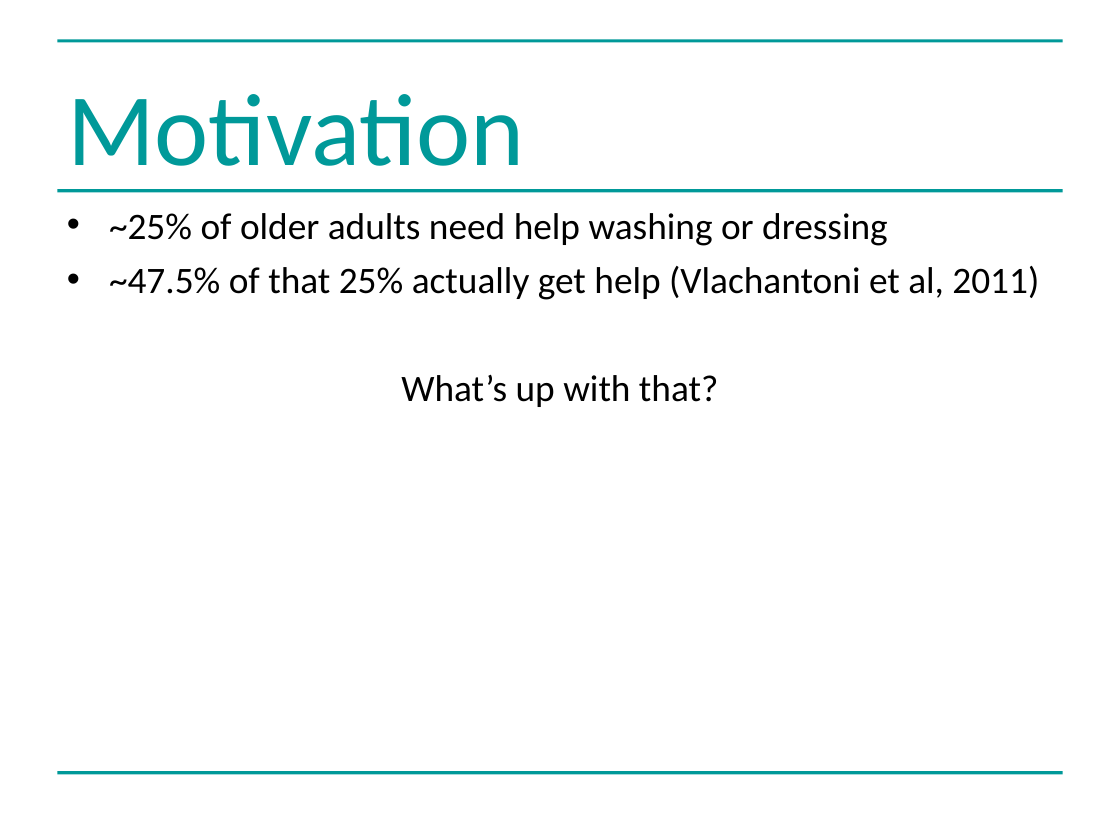
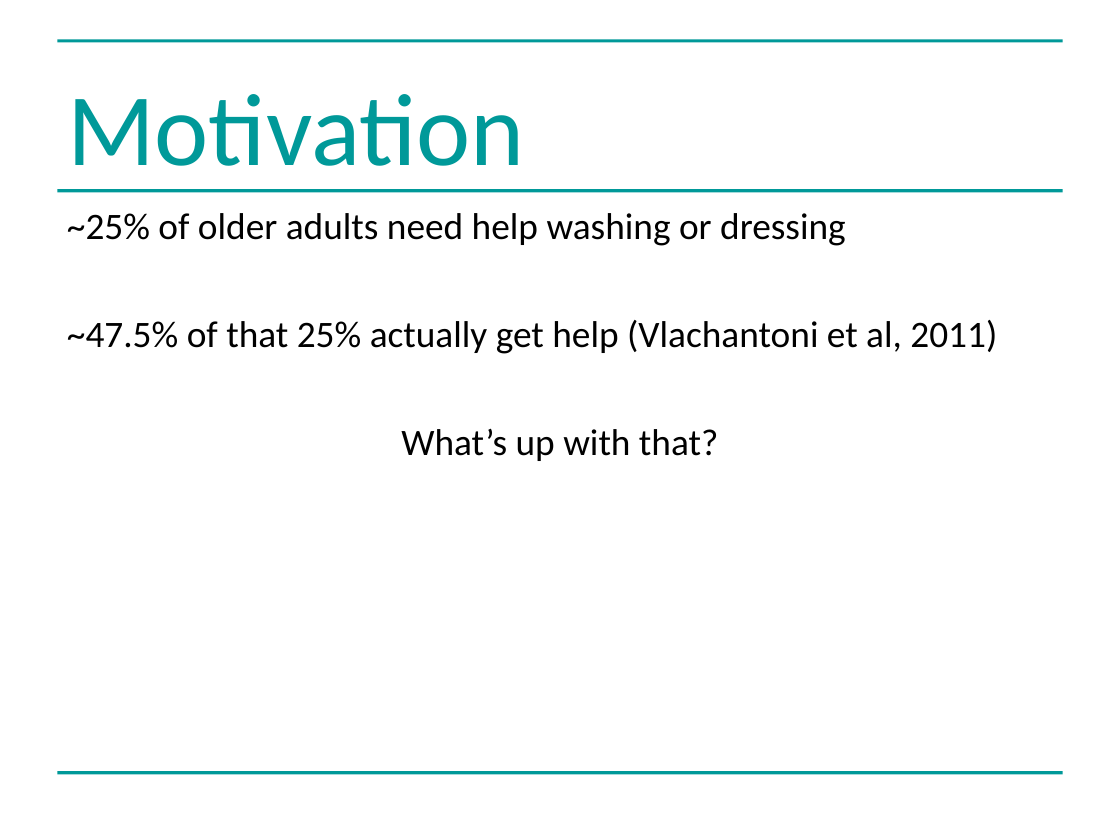
Before and after one commit to greenape/bsps2015, a slide deck: slide 4 of presentation/risky_aging_bsps.ppt. Drawn at 1120x840 pixels with LibreOffice and Linux fonts; fonts in the diff are those of the drawing. Boxes give left, top, right and bottom in pixels: in the first picture for what was removed or moved away, otherwise in the second. Text is boxed around its words. In the diff, an @@ line names an element or a change of style, - is before the commit and + after.

```diff
--- a/presentation/risky_aging_bsps.ppt
+++ b/presentation/risky_aging_bsps.ppt
@@ text "~25% of older adults need ..." at (x1=67, y1=213, x2=997, y2=461): alignment left to justified; bullet • to none; indent changed @@
```
Also in this commit, not shown: 1 other slide changed, 3 slides added, 2 slides removed.
